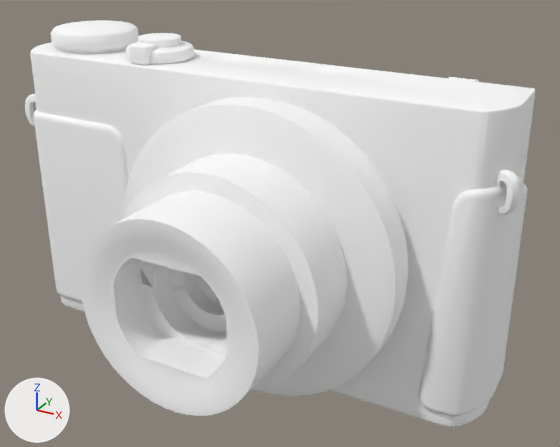
Renders of the FBX model DX11/Client/Bin/Resources/Meshes/Video_Camera/Video_Camera.fbx from each side of a commit.
One viewpoint serves both versions: a 50 mm lens placed at (0.1373, -0.2957, 0.2415), pointed at (-0.0179, -0.0134, 0.1004). Lighting does not change. The marker at lower left points along +X, +Y and +Z. Where no turn or scale is listed for an object, it has been applied to the vertices.

The first picture shows 'Digital_Camera_1'.
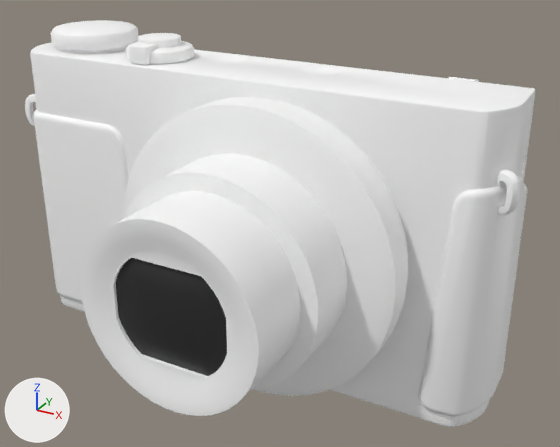
The newer file is also rescaled (x0.394), turned or shifted as a whole; pictures and numbers use the older file's frame.

Location of each change, (x1, y1, x2, y2) in pixels of the pictures (560 x 447 px):
part 1 of me_mesh, added (black)
    after: (116, 258, 227, 376)

The change, as a list of edits to the scene's bpy script:
```text
Change me_mesh:
    used by ob_digital_camera_1; location = (-0.0199, 0.0059, 0.0194)
    remove me_mesh.from_pydata(...)  # 3034 vertices, 5893 faces; spans x -0.152..0.104, y -0.103..0.034, z 0.003..0.156
    add me_mesh.from_pydata(...)  # 3088 vertices, 6048 faces; spans x -0.152..0.104, y -0.103..0.034, z 0.003..0.156
    me_mesh part 1
    39 vertices are added at x -0.026..0.024, y -0.101..-0.099, z 0.061..0.084
    5 new vertices lie (0.0, -0.001, 0.01) away from vertices in x -0.015..0.015, y -0.099, z 0.051
    5 new vertices lie (0.0, -0.001, -0.01) away from vertices in x -0.015..0.015, y -0.099, z 0.094
    5 new vertices lie (0.004, 0.0, -0.011) away from vertices in x -0.007..0.017, y -0.101..-0.099, z 0.084..0.092
    152 new faces join them, mat_camera_glass (picture img_glass_diffuse_png)
    3 new faces join them, mat_digital_camera_1 (its picture is missing)
```
